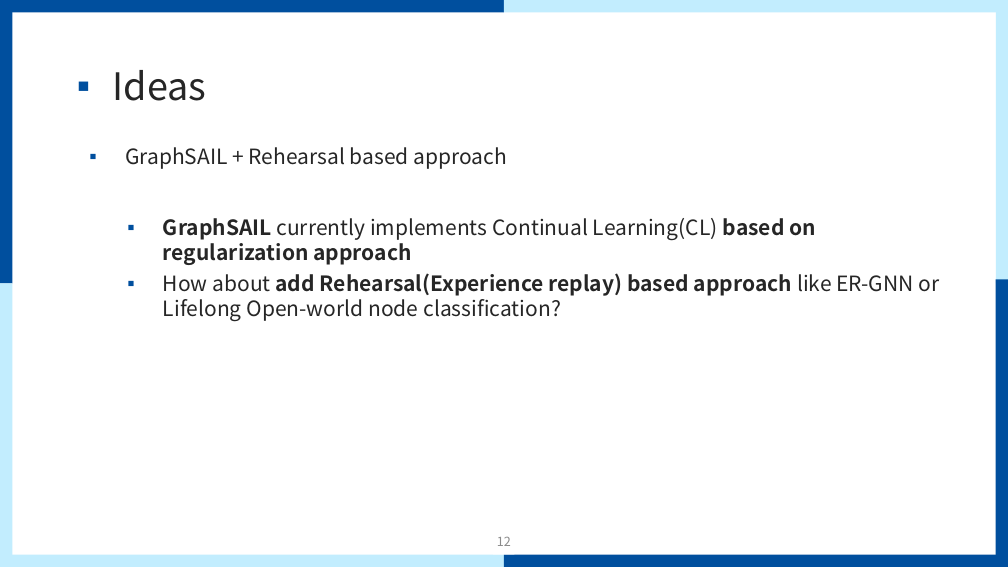
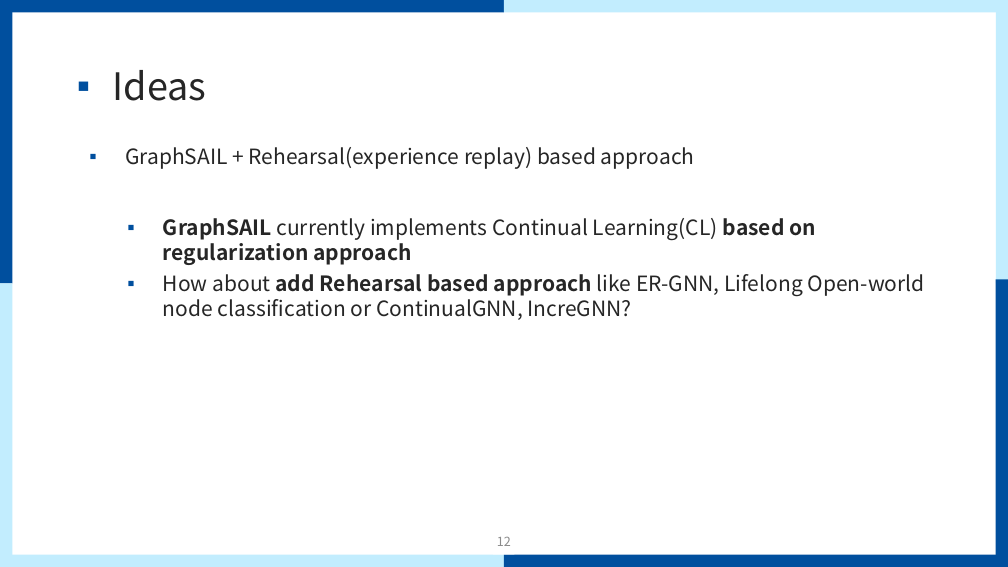
Before and after one commit to mmvv11/GraduateStudies, a slide deck: slide 12 of papers/papersForKCC/논문 관련 조사 및 아이디어.pptx. Drawn at 1008x567 pixels with LibreOffice and Linux fonts; fonts in the diff are those of the drawing; background and template pictures are left out. Boxes give left, top, right and bottom in pixels: in the first picture for what was removed or moved away, otherwise in the second. Text is boxed around its words. In the diff, an @@ line names an element or a change of style, - is before the commit and + after.

```diff
--- a/papers/papersForKCC/논문 관련 조사 및 아이디어.pptx
+++ b/papers/papersForKCC/논문 관련 조사 및 아이디어.pptx
@@ text at [125, 147, 695, 169]: text changed @@
-▪ GraphSAIL + Rehearsal based approach
+▪ GraphSAIL + Rehearsal(experience replay) based approach
@@ text at [163, 274, 925, 320]: text changed @@
-  ▪ How about add Rehearsal(Experience replay) based approach like ER-GNN or Lifelong Open-world node classification?
+  ▪ How about add Rehearsal based approach like ER-GNN, Lifelong Open-world node classification or ContinualGNN, IncreGNN?
```
Also in this commit, not shown: 1 other slide changed, 2 slides added, 1 slide removed.
